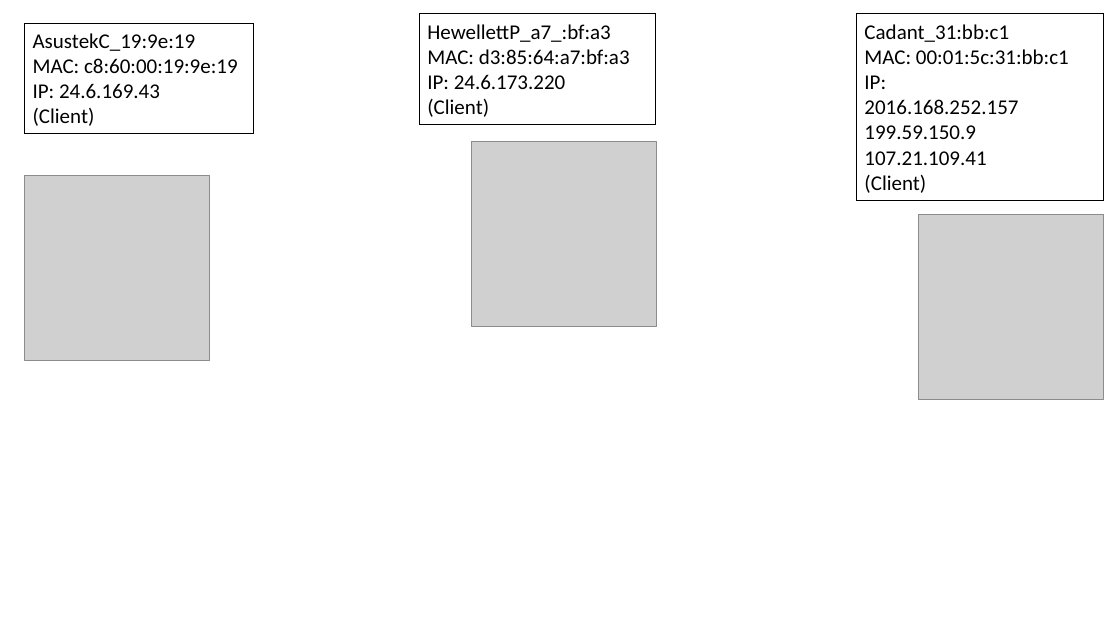
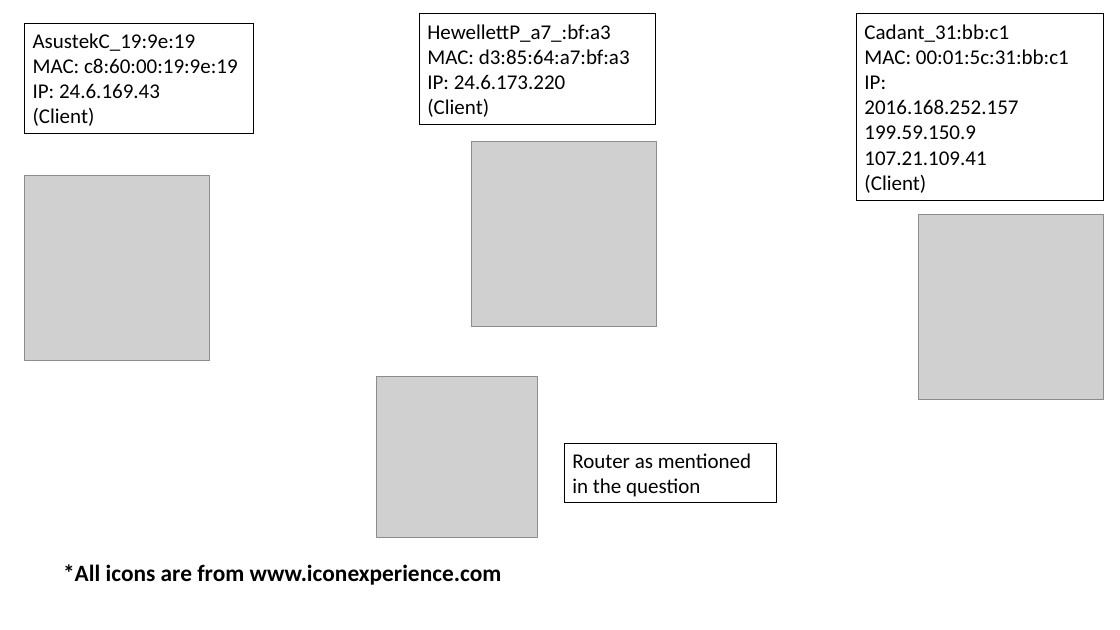
Before and after one commit to st970703/SOFTENG_364_Assignment1, a slide deck: slide 1 of task1_pcapng.pptx. Drawn at 1120x630 pixels with LibreOffice and Linux fonts; fonts in the diff are those of the drawing; grey boxes stand for pictures. Boxes give left, top, right and bottom in pixels: in the first picture for what was removed or moved away, otherwise in the second. Text is boxed around its words. In the diff, an @@ line names an element or a change of style, - is before the commit and + after.

Commit message:
updated ppt file
updated ppt file

```diff
--- a/task1_pcapng.pptx
+++ b/task1_pcapng.pptx
@@ picture added at [376, 376, 538, 538] @@
@@ rectangle added at [565, 444, 777, 503], outline #000000 0.75 pt, 18 pt, text #000000 @@
+Router as mentioned in the question
@@ text added at [63, 564, 502, 585], 20 pt, text #000000, bold @@
+*All icons are from www.iconexperience.com
```
Also in this commit, not shown: 1 other file.
